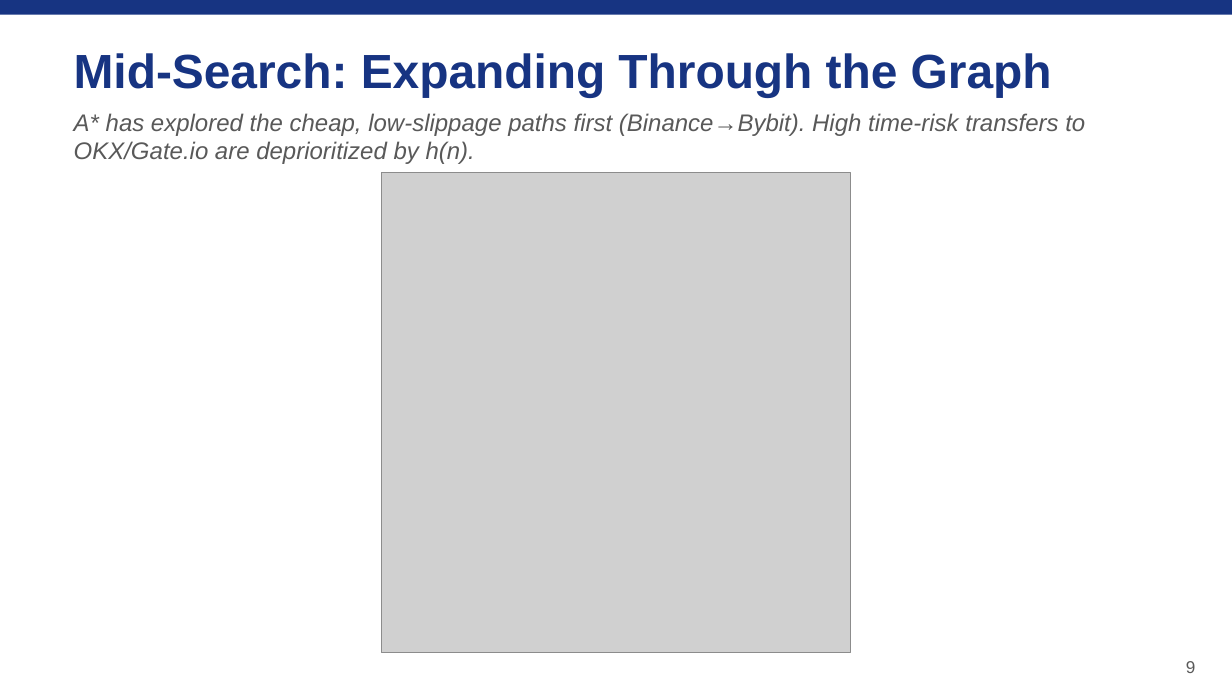
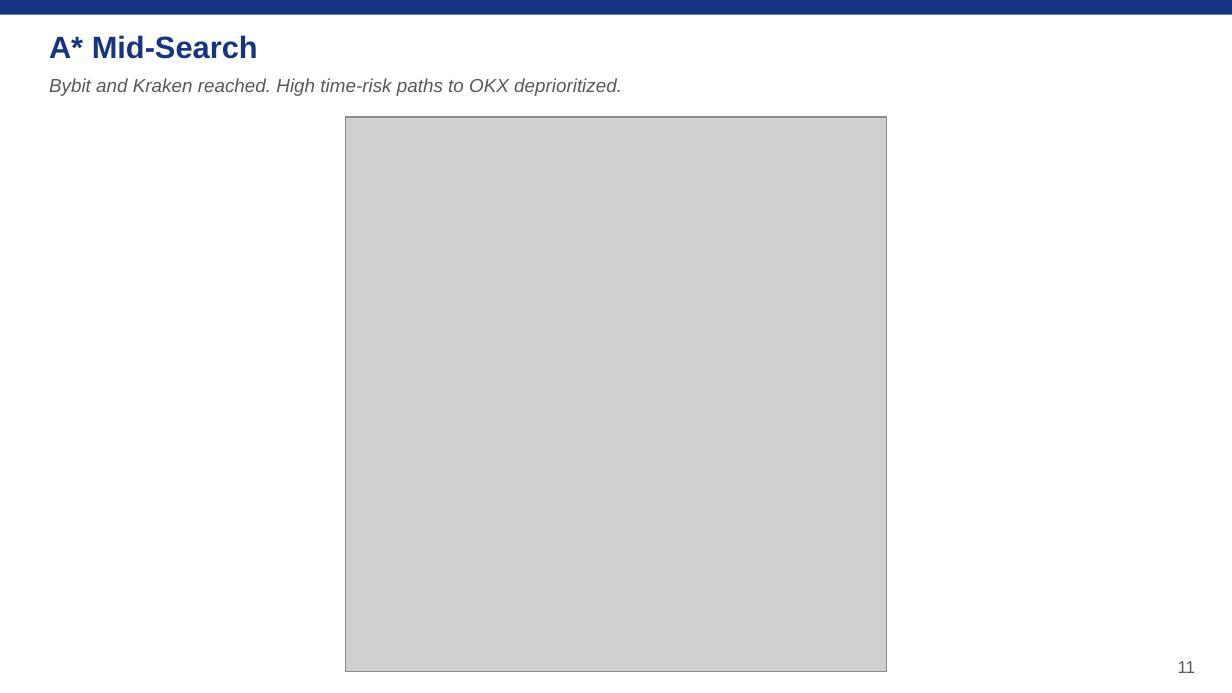
Before and after one commit to kevinl03/Stablecoin-CrossExchange-Arbitrage, a slide deck: slide 11 of astar_arbitrage_deck.pptx (slide 9 before the commit). Drawn at 1232x693 pixels with LibreOffice and Linux fonts; fonts in the diff are those of the drawing; grey boxes stand for pictures. Boxes give left, top, right and bottom in pixels: in the first picture for what was removed or moved away, otherwise in the second. Text is boxed around its words. In the diff, an @@ line names an element or a change of style, - is before the commit and + after.

Commit message:
fix: Less text, more visuals, larger demo frames in deck
- Split crypto/stablecoins into card-based visual layouts
- Added pegging mechanisms slide (fiat-backed, over-collat, algo)
- Arbitrage slide uses price cards + arrow instead of bullet wall
- Demo frames now 5 slides at near-full-bleed (9.5in wide)
- Reduced bullet count to 3-5 per slide max

```diff
--- a/astar_arbitrage_deck.pptx
+++ b/astar_arbitrage_deck.pptx
@@ text at (49, 35, 258, 59): text changed; size 28 to 18 pt @@
-Mid-Search: Expanding Through the Graph
+A* Mid-Search
@@ text at (49, 78, 622, 96): text changed; size 14 to 11 pt @@
-A* has explored the cheap, low-slippage paths first (Binance→Bybit). High time-risk transfers to OKX/Gate.io are deprioritized by h(n).
+Bybit and Kraken reached. High time-risk paths to OKX deprioritized.
@@ picture: place and size @@
-picture at (382, 172, 851, 653)
+picture at (345, 117, 886, 671)
@@ text at (1178, 661, 1196, 673): text changed @@
-9
+11
```
Also in this commit, not shown: 6 other slides changed, 7 slides added, 4 slides removed, 1 other file.
